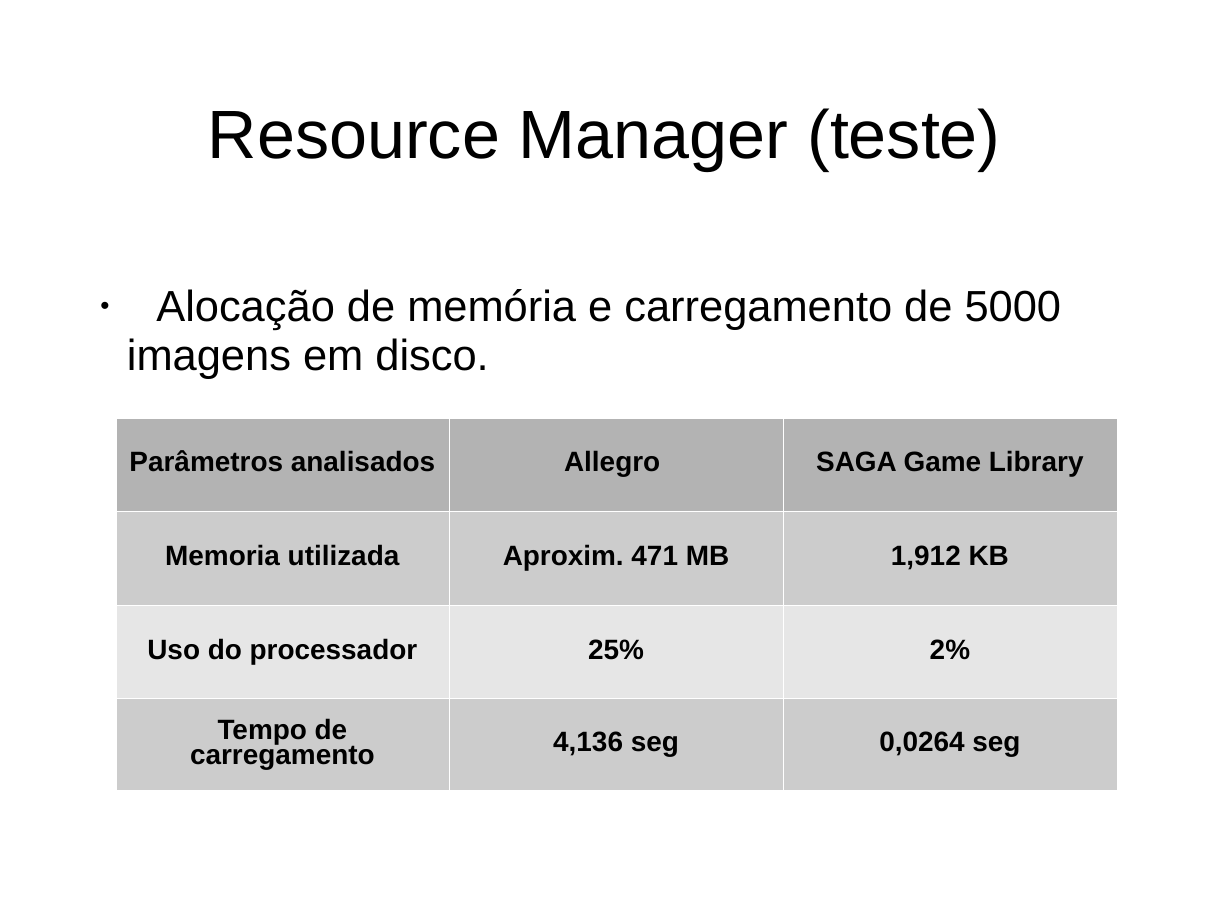
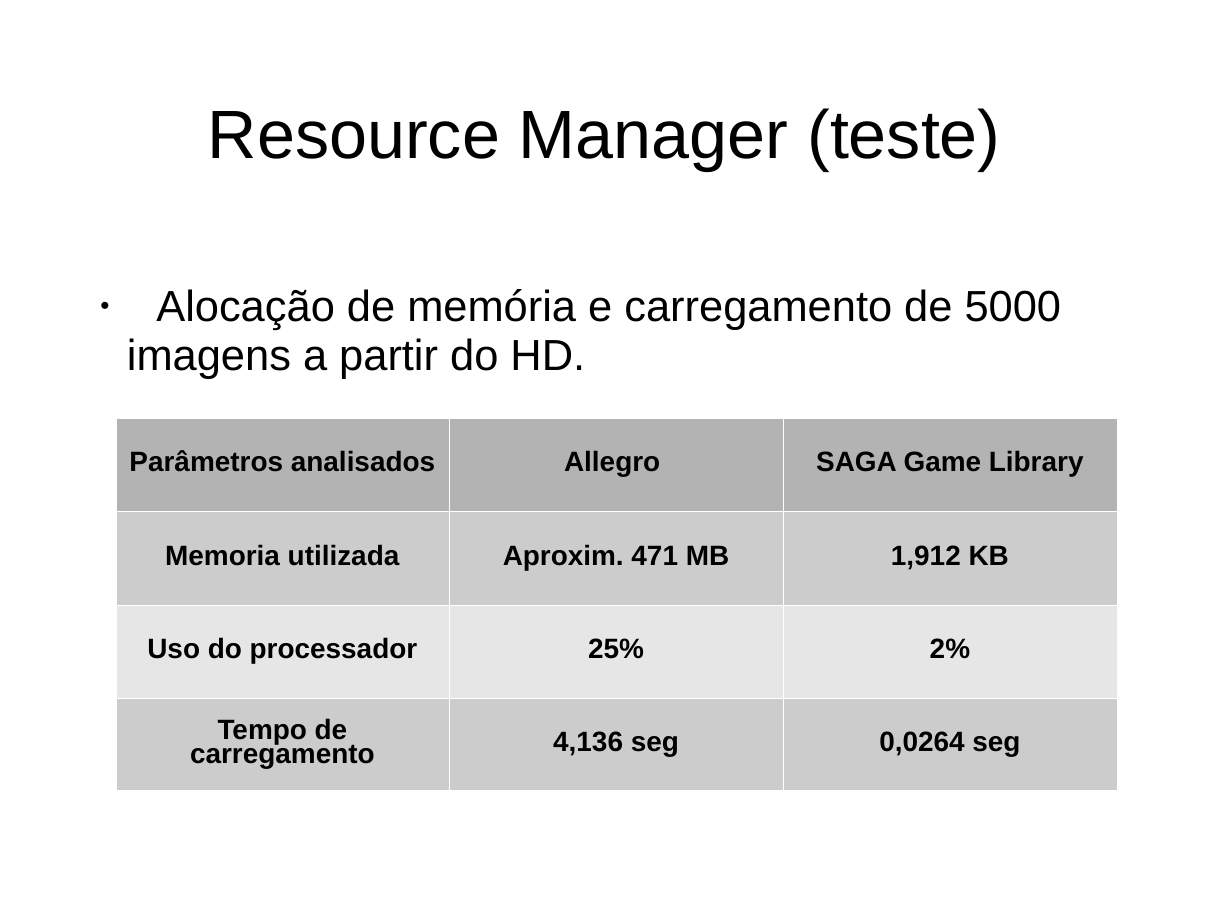
Before and after one commit to mstuttgart/ludic-game-library, a slide deck: slide 25 of Saga_Game_Library_Doc/Apresentacao_TCC/Apresentacao_01.ppt. Drawn at 1232x924 pixels with LibreOffice and Linux fonts; fonts in the diff are those of the drawing; background and template pictures are left out. Boxes give left, top, right and bottom in pixels: in the first picture for what was removed or moved away, otherwise in the second. Text is boxed around its words. In the diff, an @@ line names an element or a change of style, - is before the commit and + after.

```diff
--- a/Saga_Game_Library_Doc/Apresentacao_TCC/Apresentacao_01.ppt
+++ b/Saga_Game_Library_Doc/Apresentacao_TCC/Apresentacao_01.ppt
@@ text at (127, 289, 1062, 379): text changed @@
-• Alocação de memória e carregamento de 5000 imagens em disco.
+• Alocação de memória e carregamento de 5000 imagens a partir do HD.
```
Also in this commit, not shown: 4 other slides changed, 1 slide removed.
